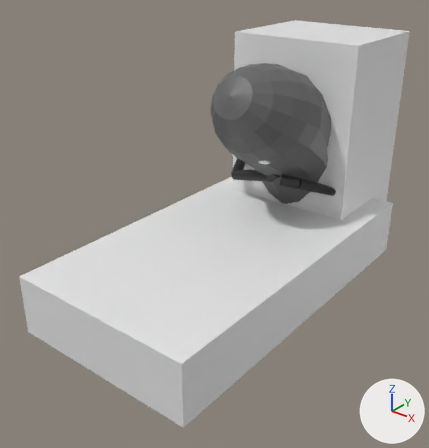
The FBX model data/player/fbx/player.fbx as it was, and as the next commit left it.
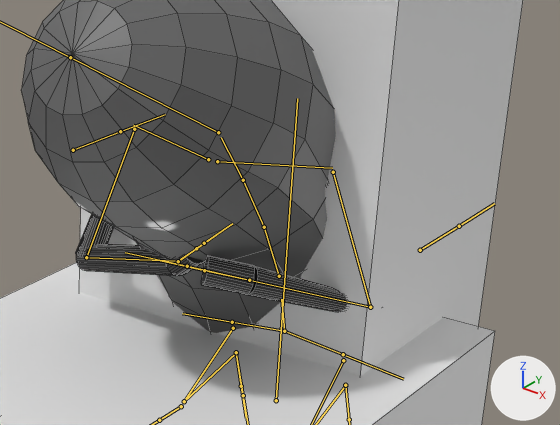
Old and new are each drawn whole from a 50 mm lens placed at (2.7, -4.91, 2.77), pointed at (-0.07, -1.45, 0.62) and again close up on the part from 47% to 97% of the width and 17% to 53% of the height. The lights are fixed; the arrows at lower right show +X, +Y and +Z. Both versions are drawn at frame 101 of the action 'armature|05_death'; the numbers are the values there. The bones that bend it are drawn over the model as lines in the close-ups. The close-ups show mesh edges as thin lines.

Names of what the first close-up shows: 'CollDown', 'CollSit', 'body'.
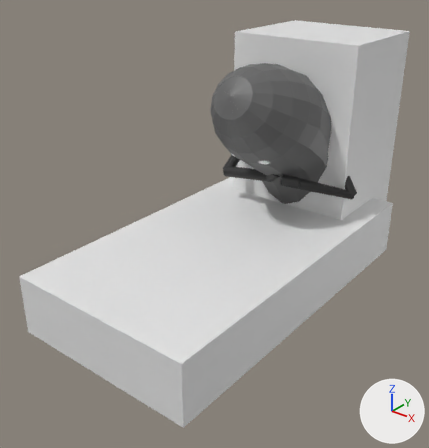
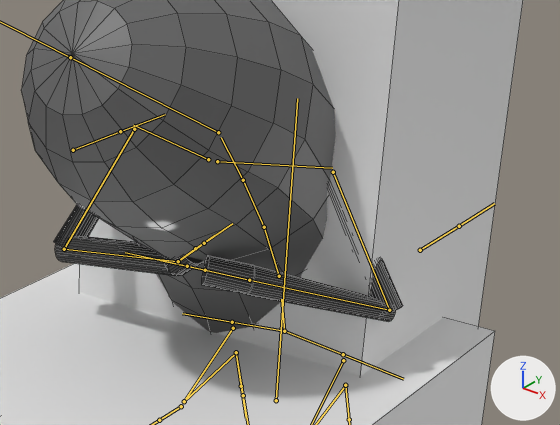
Where the change shows, as pixel boxes [x1, y1, x2, y2] in the close-ups (560 x 425 px):
'body', posed
    before: [21, 0, 347, 333]
    after: [21, 0, 403, 333]
bone 'upper_arm.L', root to tip
    before: (333, 172) to (370, 307)
    after: (333, 172) to (389, 310)
bone 'forearm.L', root to tip
    before: (370, 307) to (249, 280)
    after: (389, 310) to (249, 280)
bone 'hand.L', root to tip
    before: (249, 280) to (204, 270)
    after: (249, 280) to (205, 270)
bone 'upper_arm.R', root to tip
    before: (134, 129) to (86, 257)
    after: (134, 129) to (64, 249)
bone 'forearm.R', root to tip
    before: (86, 257) to (178, 261)
    after: (64, 249) to (177, 261)
bone 'hand.R', root to tip
    before: (178, 261) to (196, 248)
    after: (177, 261) to (195, 248)

The change in detail:
Bone 'upper_arm.L' (bone_upper_arm_l) turns from (40, 26, -49) to (39, 11, -43) degrees about its own x, y and z.
Bone 'forearm.L' (bone_forearm_l) turns from (123, -16, 8) to (124, 8, -4) degrees about its own x, y and z.
Bone 'hand.L' (bone_hand_l) turns from (2, 15, -23) to (0, 21, -9) degrees about its own x, y and z.
Bone 'upper_arm.R' (bone_upper_arm_r) turns from (82, -23, -2) to (78, -9, 3) degrees about its own x, y and z.
Bone 'forearm.R' (bone_forearm_r) turns from (106, 14, -9) to (107, -8, 6) degrees about its own x, y and z.
Bone 'hand.R' (bone_hand_r) turns from (15, 43, -12) to (17, 38, -25) degrees about its own x, y and z.
